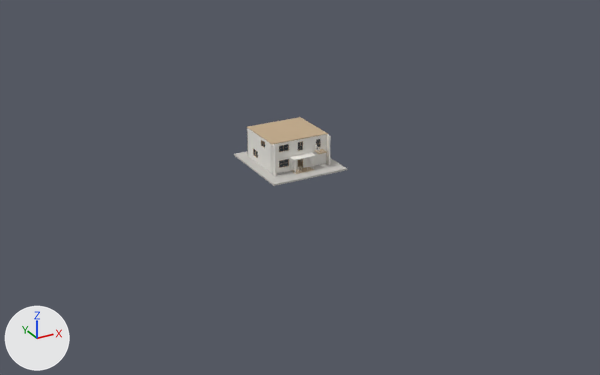
What one commit did to the glTF model assets/models/house.glb.
One viewpoint serves both versions: a 50 mm lens placed at (-66.6, -125.6, 56.8), pointed at (0.4, -3.7, -4.1). The lights are fixed; the arrows at lower left show +X, +Y and +Z. The older version comes first. Vertices at exactly the same position are counted once.

The first picture shows 'House_Siding', 'House_Tile', 'House_Wood' and 2 more.
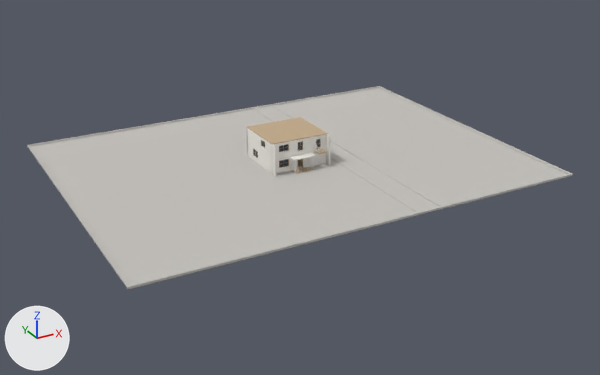
Boxes (x1, y1, x2, y2) around the edits, measured in the pictures (600 x 375 px):
'House_Tile', reshaped: before (234, 151, 347, 186); after (27, 86, 573, 289)
part 1 of me_ground, added: after (60, 154, 273, 225)
part 2 of me_ground, added: after (27, 86, 573, 289)

Edits to the bpy script that builds the scene:
```text
Change me_ground:
    used by ob_house_tile; location = (0.0, 0.0, 0.0)
    remove me_ground.from_pydata(...)  # 870 vertices, 1724 faces; spans x -7.4..7.4, y -8.6..7.8, z -0.3..0.9
    add me_ground.from_pydata(...)  # 18209 vertices, 36840 faces; spans x -40.4..40.4, y -30.4..30.4, z -0.3..0.9
    me_ground part 1: a new loose piece of 1764 vertices spanning x -40.0..-7.4, y -8.6..7.8, z -0.3..0.0, in mat_house_tile (light grey #c5c2bd)
    me_ground part 2: 15575 vertices added at x -40.4..40.4, y -30.4..30.4, z -0.3..0.3
```
